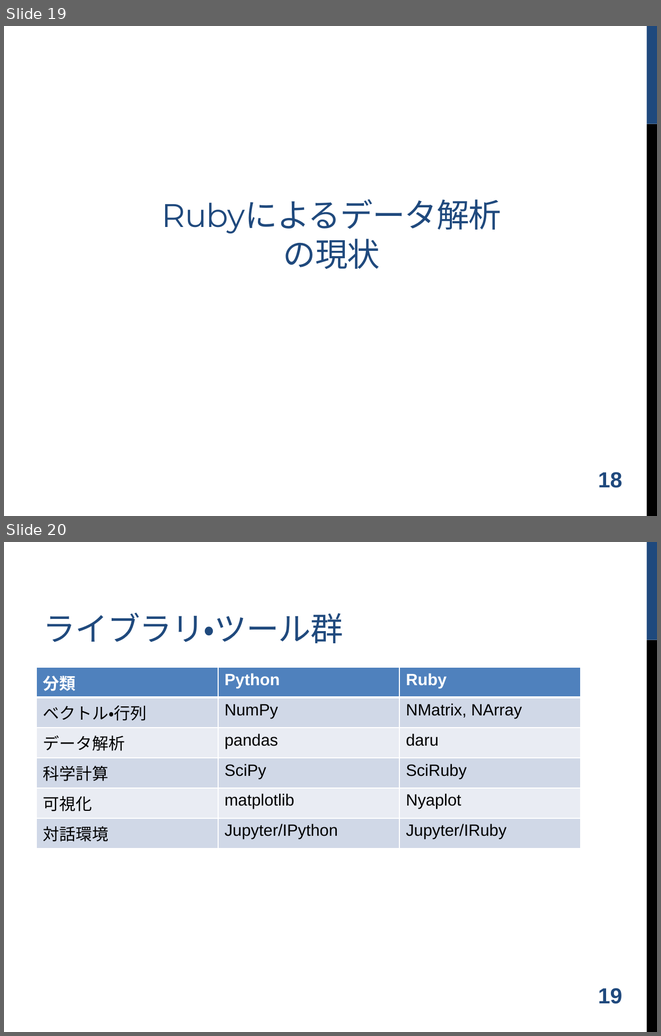
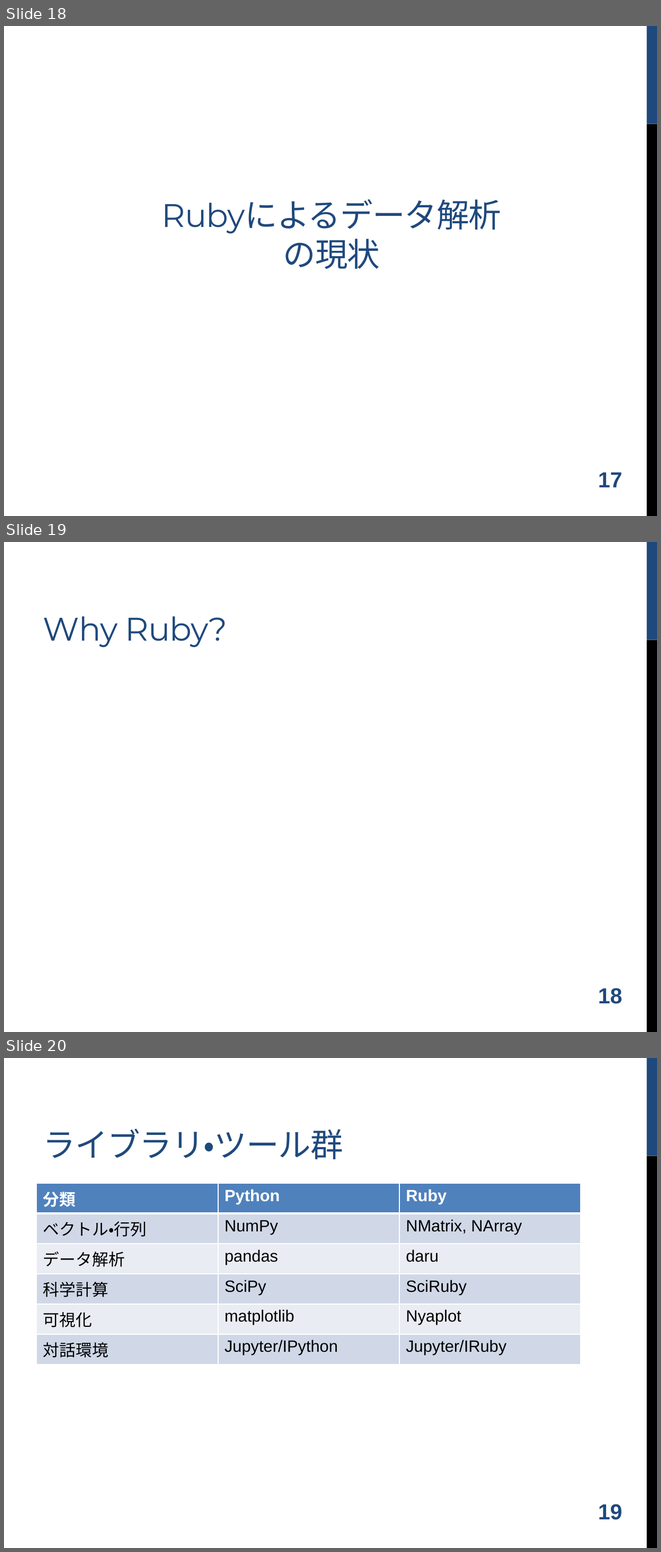
Before and after one commit to shugo/DCW2016, a slide deck: ruby_data_analysis.pptx. Shown one above the other, each under a label of ours: slides 19 and 20 before the commit, slides 18, 19 and 20 after it. The pictures are 661x1036 and 661x1552 pixels, drawn with LibreOffice and Linux fonts; fonts in the diff are those of the drawing; background and template pictures are left out. Boxes give left, top, right and bottom in pixels: in the first picture for what was removed or moved away, otherwise in the second. Text is boxed around its words. In the diff, an @@ line names an element or a change of style, - is before the commit and + after.

```diff
--- a/ruby_data_analysis.pptx
+++ b/ruby_data_analysis.pptx
@@ slide 19 added at [4, 542, 657, 1032], background #FFFFFF; not listed: 2 template elements that a slide beside it also shows @@
@@ title added at [43, 616, 228, 647], 36 pt, text #1F497D @@
+Why Ruby?
@@ page number added at [598, 988, 623, 1004], 24 pt, text #1F497D, bold @@
+18
@@ what was slide 19 is now slide 18 @@
@@ page number at [598, 472, 623, 487]: text changed @@
-18
+17
```
Also in this commit, not shown: 2 slides changed, 5 other slides added, 5 slides removed.
